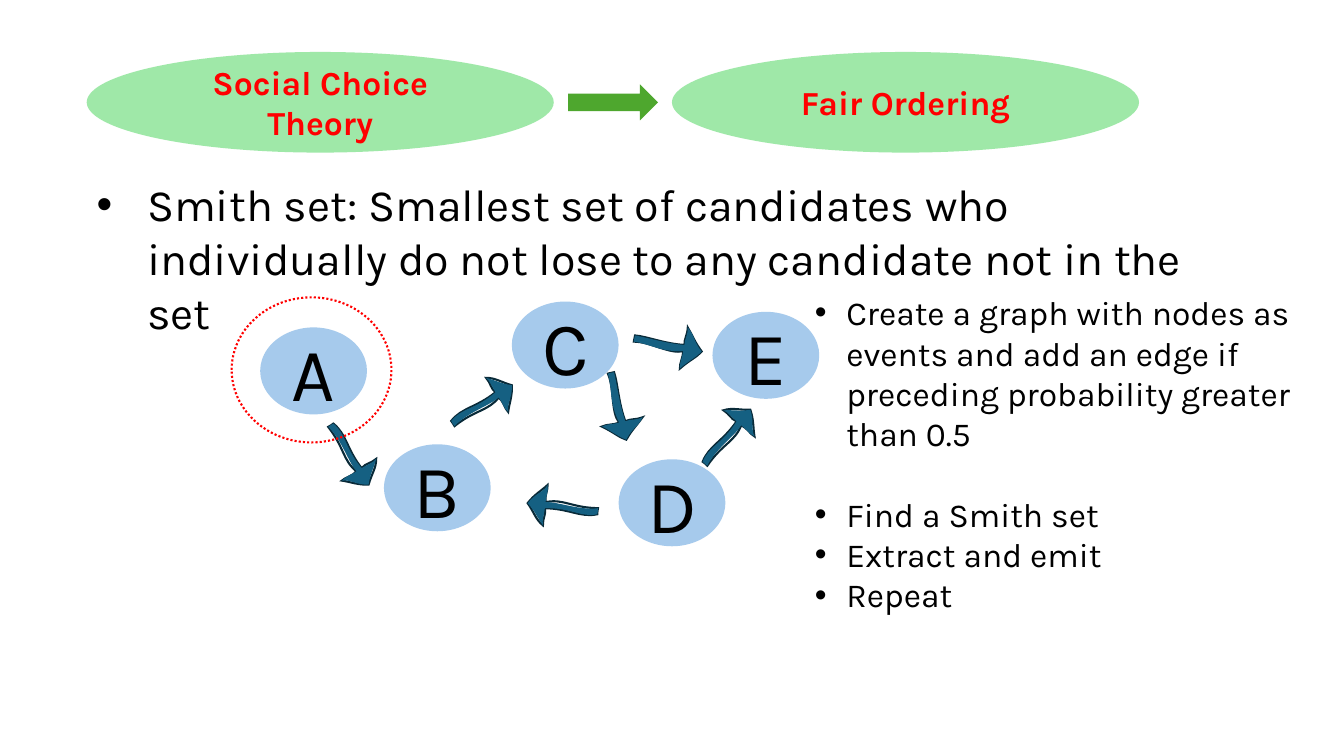
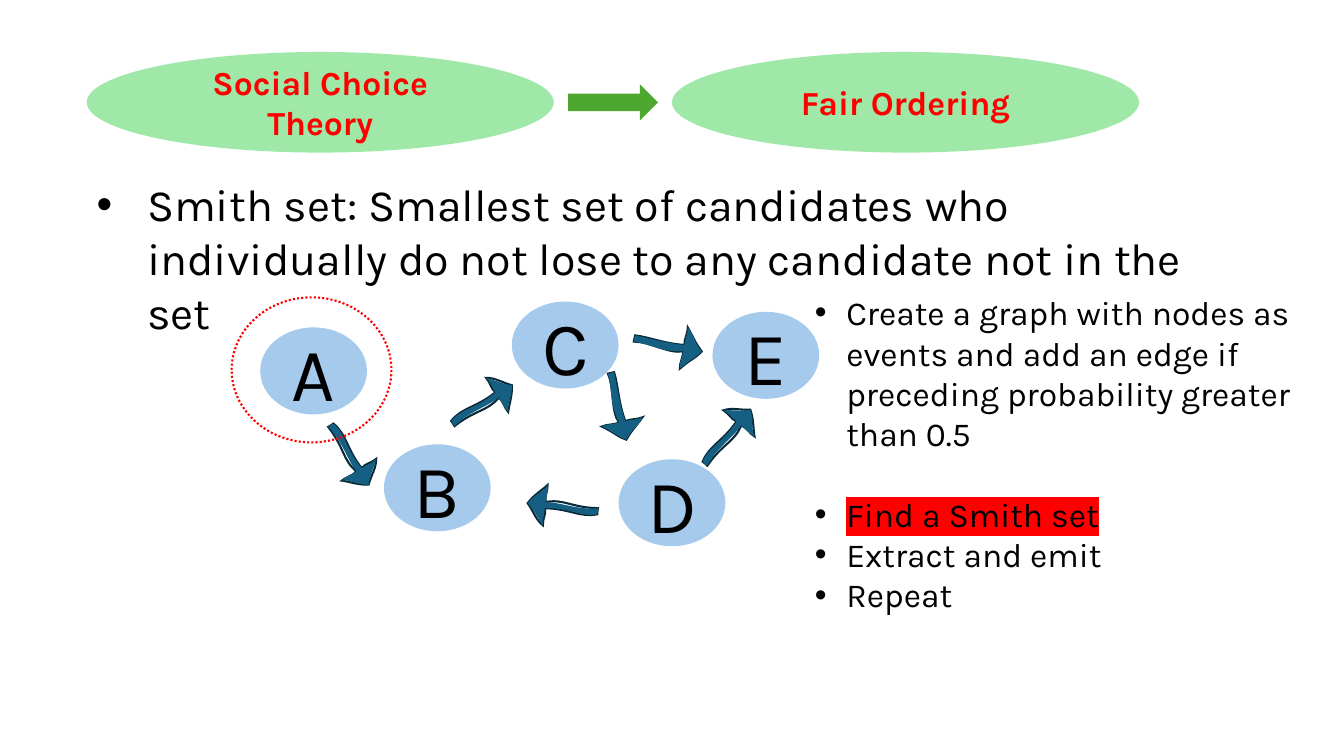
Before and after one commit to HaseebLUMS/Onyx-Presentation, a slide deck: slide 151 of thesis-latency-fairness.pptx. Drawn at 1344x756 pixels with LibreOffice and Linux fonts; fonts in the diff are those of the drawing. Boxes give left, top, right and bottom in pixels: in the first picture for what was removed or moved away, otherwise in the second. Text is boxed around its words. In the diff, an @@ line names an element or a change of style, - is before the commit and + after.

```diff
--- a/thesis-latency-fairness.pptx
+++ b/thesis-latency-fairness.pptx
@@ text at [846,504,1099,528]: highlight none to #FF0000 in "Find a Smith set" @@
```
Also in this commit, not shown: 7 other slides changed, 1 slide added.
